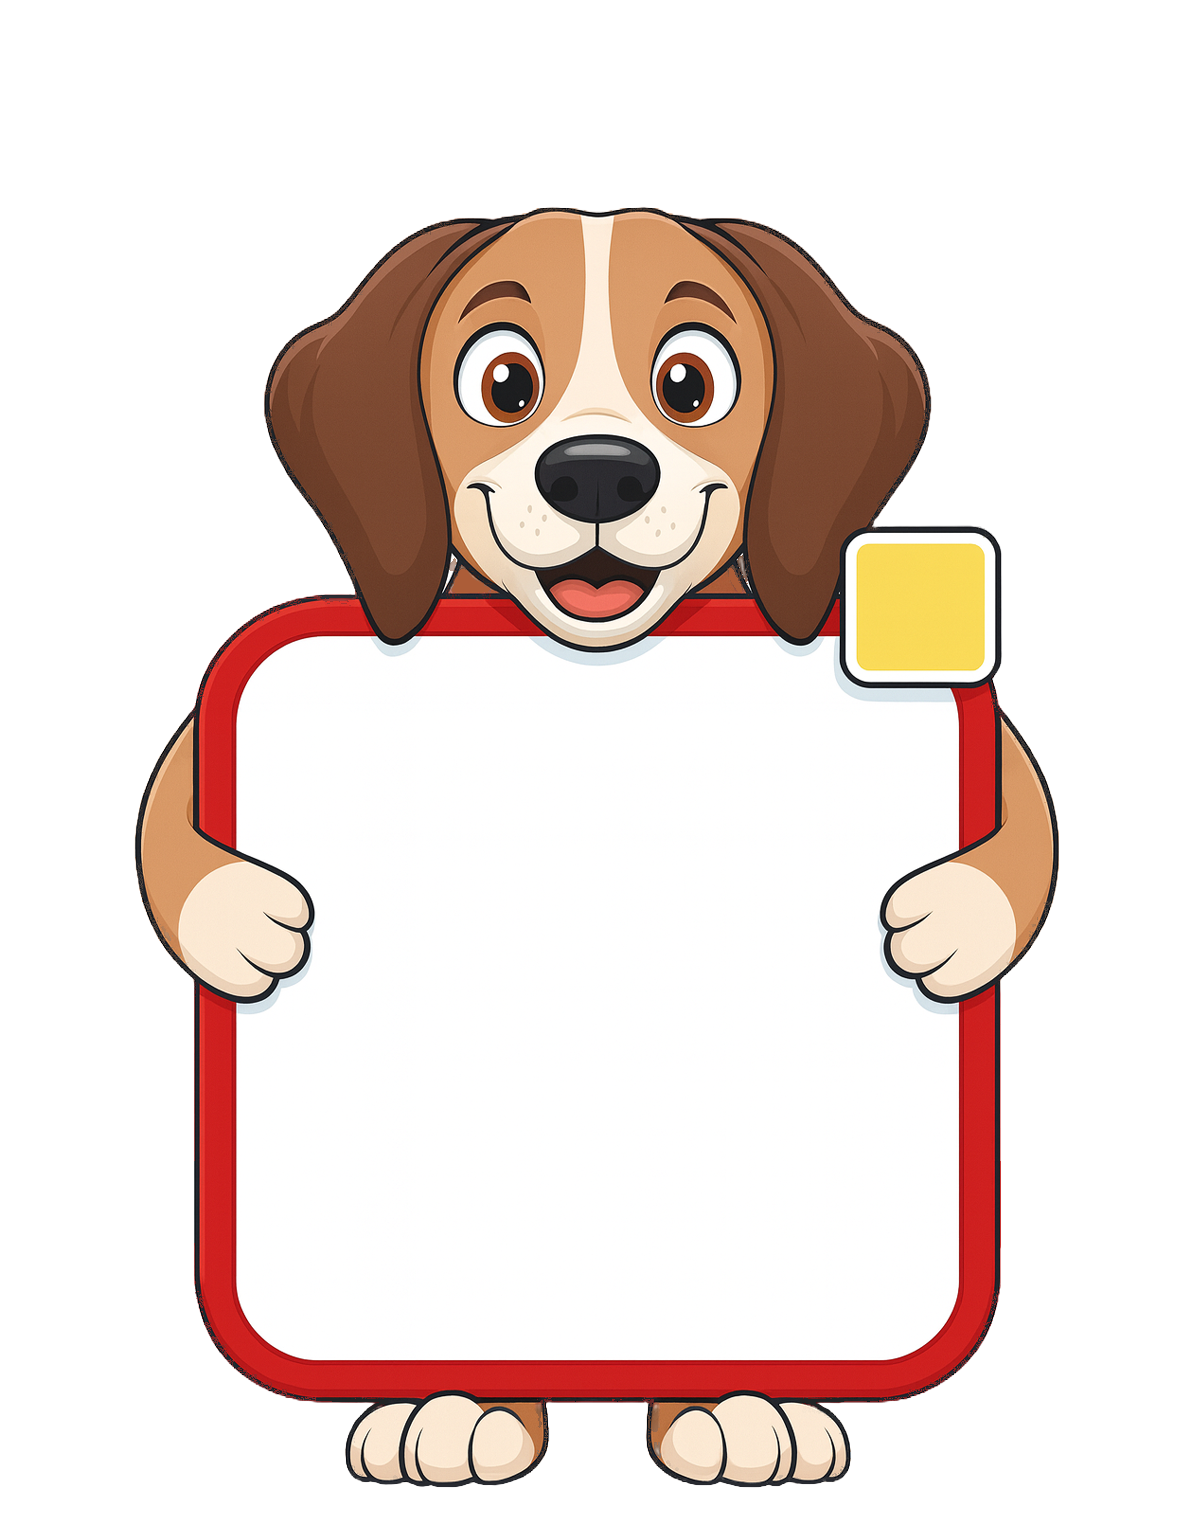
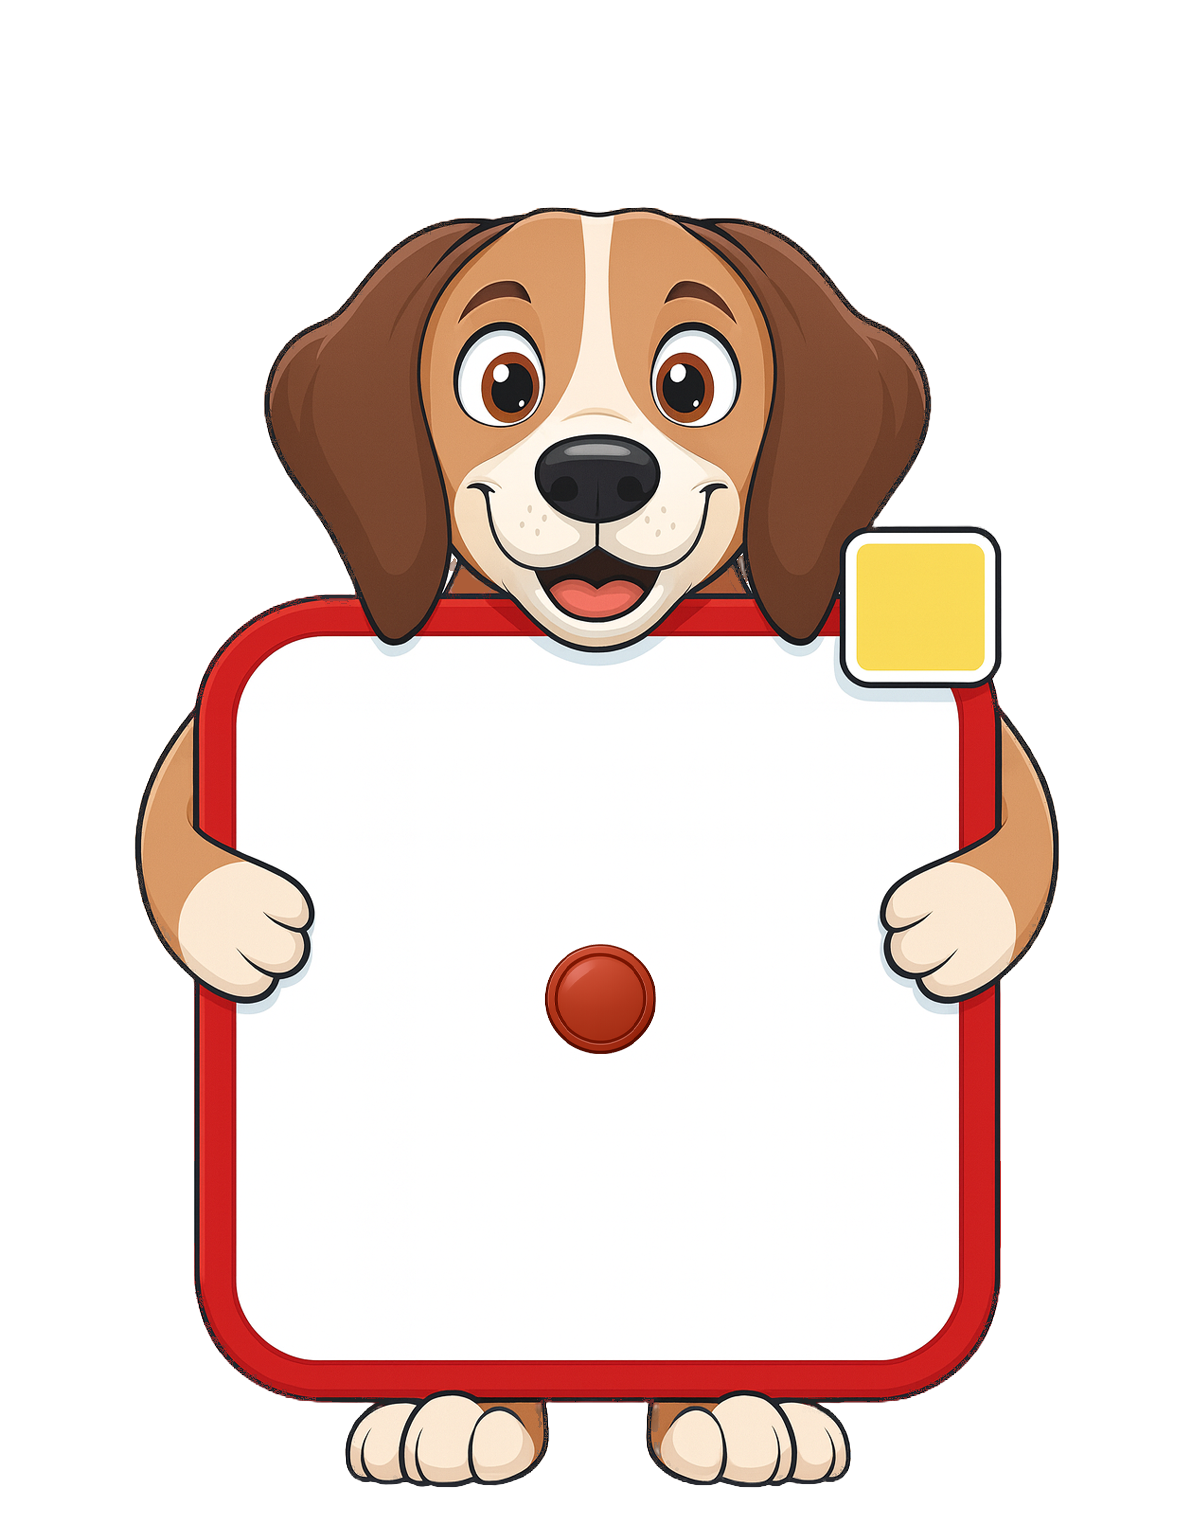
Layer changes from the first 1200 × 1536 image to the second:
added layer "Слой 2" above "Слой 1" over [544, 944, 656, 1054]